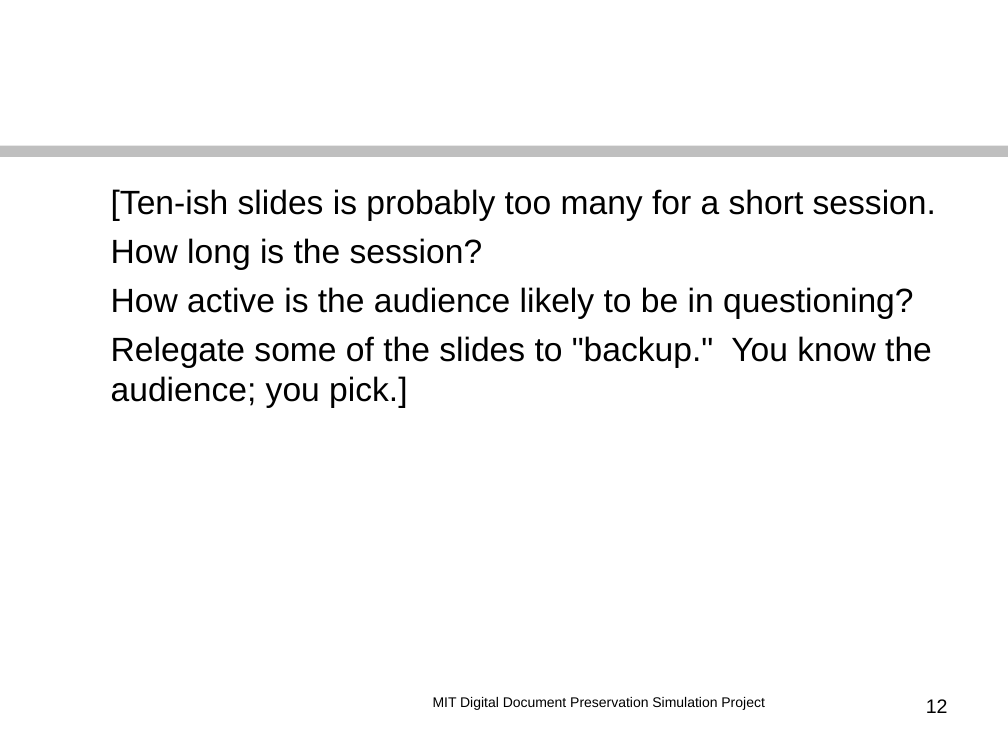
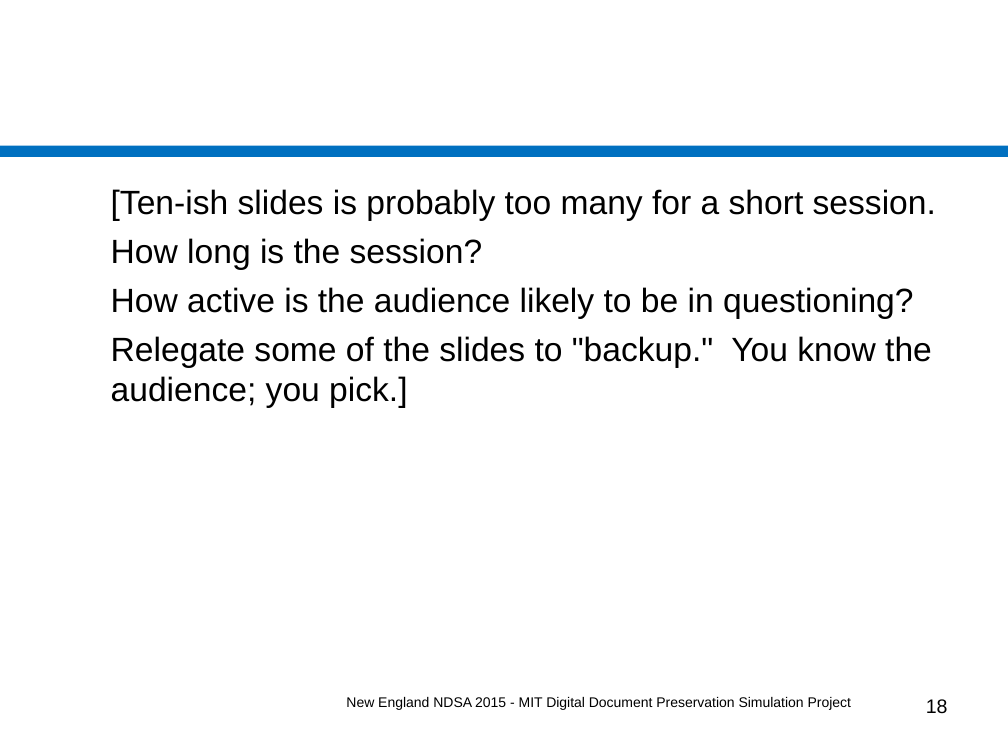
Before and after one commit to MIT-Informatics/PreservationSimulation, a slide deck: slide 18 of shelf/docs/Slides_NewEnglandNDSA.ppt (slide 12 before the commit). Drawn at 1008x756 pixels with LibreOffice and Linux fonts; fonts in the diff are those of the drawing. Boxes give left, top, right and bottom in pixels: in the first picture for what was removed or moved away, otherwise in the second. Text is boxed around its words. In the diff, an @@ line names an element or a change of style, - is before the commit and + after.

Commit message:
Fill out slides for New Eng NDSA mtg on Friday.

```diff
--- a/shelf/docs/Slides_NewEnglandNDSA.ppt
+++ b/shelf/docs/Slides_NewEnglandNDSA.ppt
@@ line (0, 151) - (1008, 151): stroke #BFBFBF 7.99 pt to #0070C0 7.99 pt @@
@@ text at [346, 697, 851, 710]: text changed @@
-MIT Digital Document Preservation Simulation Project
+New England NDSA 2015 - MIT Digital Document Preservation Simulation Project
@@ page number at [926, 699, 948, 714]: text changed @@
-12
+18
```
Also in this commit, not shown: 11 other slides changed, 6 slides added, 7 other files.
